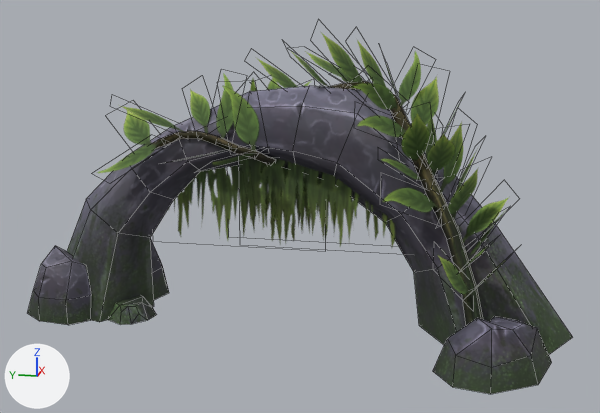
What one commit did to the FBX model src/editor/assets/arc/arc.FBX.
Both versions are drawn from a camera (50 mm lens) standing at (-8.98, -1.96, 3.58) and looking at (-0.3, -0.22, 1.41). The axes (+X, +Y, +Z) are drawn at lower left. The lights are the same throughout. Mesh edges are drawn as thin lines. Where no turn or scale is listed for an object, it has been applied to the vertices.

In view in the first picture: 'arc'.
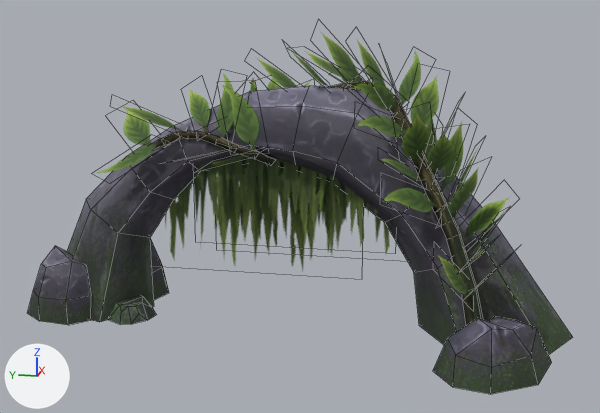
The newer file is also rescaled (x3.0) as a whole; pictures and numbers use the older file's frame.

Changed parts and their boxes (x1, y1, x2, y2) in the pictures (600 x 413 px; the box of a moved part takes in the faces that stretch with it):
```json
{"object": "arc", "change": "reshaped", "before": [27, 33, 572, 394], "after": [28, 33, 572, 394]}
{"part": 1, "of": "me_mesh", "change": "moved or reshaped", "before": [168, 157, 395, 247], "after": [158, 157, 390, 270]}
```

Scene script edits in JSON lines:
```json
{"block": "me_mesh", "where": "me_mesh.from_pydata(...)  # 390 vertices, 233 faces; spans x -1.58..1.08, y -3.22..3.03, z 0.0..3.4"}
{"block": "me_mesh", "where": "# used by ob_arc; location = (0.0, 0.0, 0.0)"}
{"block": "me_mesh", "change": "me_mesh part 1"}
{"op": "set", "path": "me_mesh.vertices[81].co", "old": "(0.0, 1.61, 0.82)", "new": "(0.0, 1.81, 0.52)"}
{"op": "set", "path": "me_mesh.vertices[82].co", "old": "(0.0, -0.46, 0.82)", "new": "(0.0, -0.88, 0.52)"}
{"op": "set", "path": "me_mesh.vertices[83].co", "old": "(0.0, 1.61, 1.85)", "new": "(0.0, 1.81, 1.86)"}
{"op": "set", "path": "me_mesh.vertices[84].co", "old": "(0.0, -0.46, 1.85)", "new": "(0.0, -0.88, 1.86)"}
{"op": "set", "path": "me_mesh.vertices[103].co", "old": "(-0.15, -1.57, 1.91)", "new": "(-0.12, -1.26, 2.02)"}
{"op": "set", "path": "me_mesh.vertices[104].co", "old": "(-0.15, -1.57, 0.88)", "new": "(-0.12, -1.26, 0.88)"}
{"op": "set", "path": "me_mesh.vertices[105].co", "old": "(-0.15, 0.5, 0.88)", "new": "(-0.12, 1.04, 0.88)"}
{"op": "set", "path": "me_mesh.vertices[106].co", "old": "(-0.15, 0.5, 1.91)", "new": "(-0.12, 1.04, 2.02)", "note": "pixel (238, 156) -> not seen"}
{"op": "set", "path": "me_mesh.vertices[107].co", "old": "(0.11, -1.36, 1.92)", "new": "(0.11, -1.54, 1.91)"}
{"op": "set", "path": "me_mesh.vertices[108].co", "old": "(0.11, -1.36, 0.89)", "new": "(0.11, -1.54, 0.72)"}
{"op": "set", "path": "me_mesh.vertices[109].co", "old": "(0.11, 0.72, 0.89)", "new": "(0.11, 0.87, 0.72)", "note": "pixel (228, 237) -> not seen"}
{"op": "set", "path": "me_mesh.vertices[110].co", "old": "(0.11, 0.72, 1.92)", "new": "(0.11, 0.87, 1.91)"}
```
